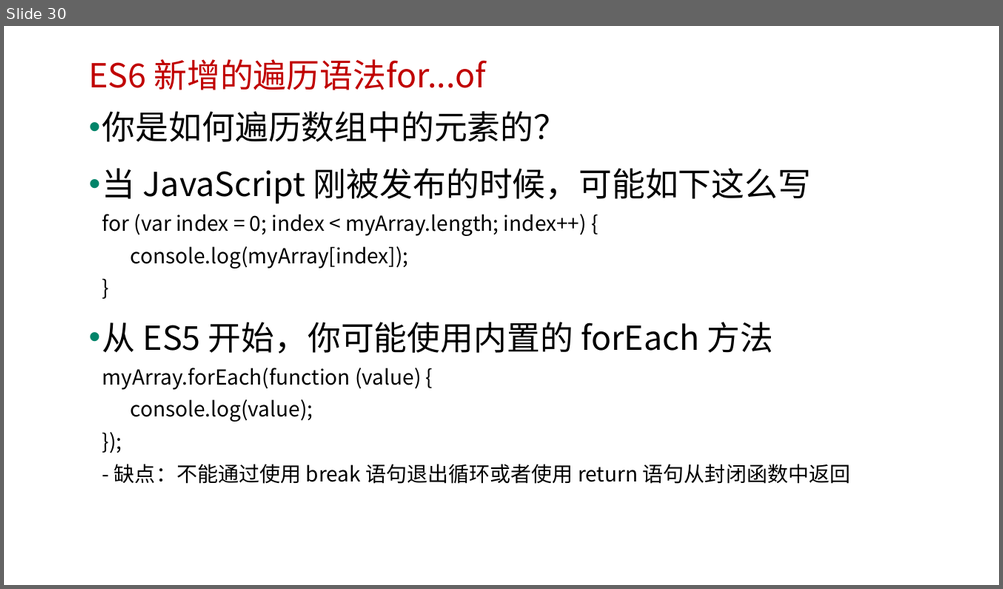
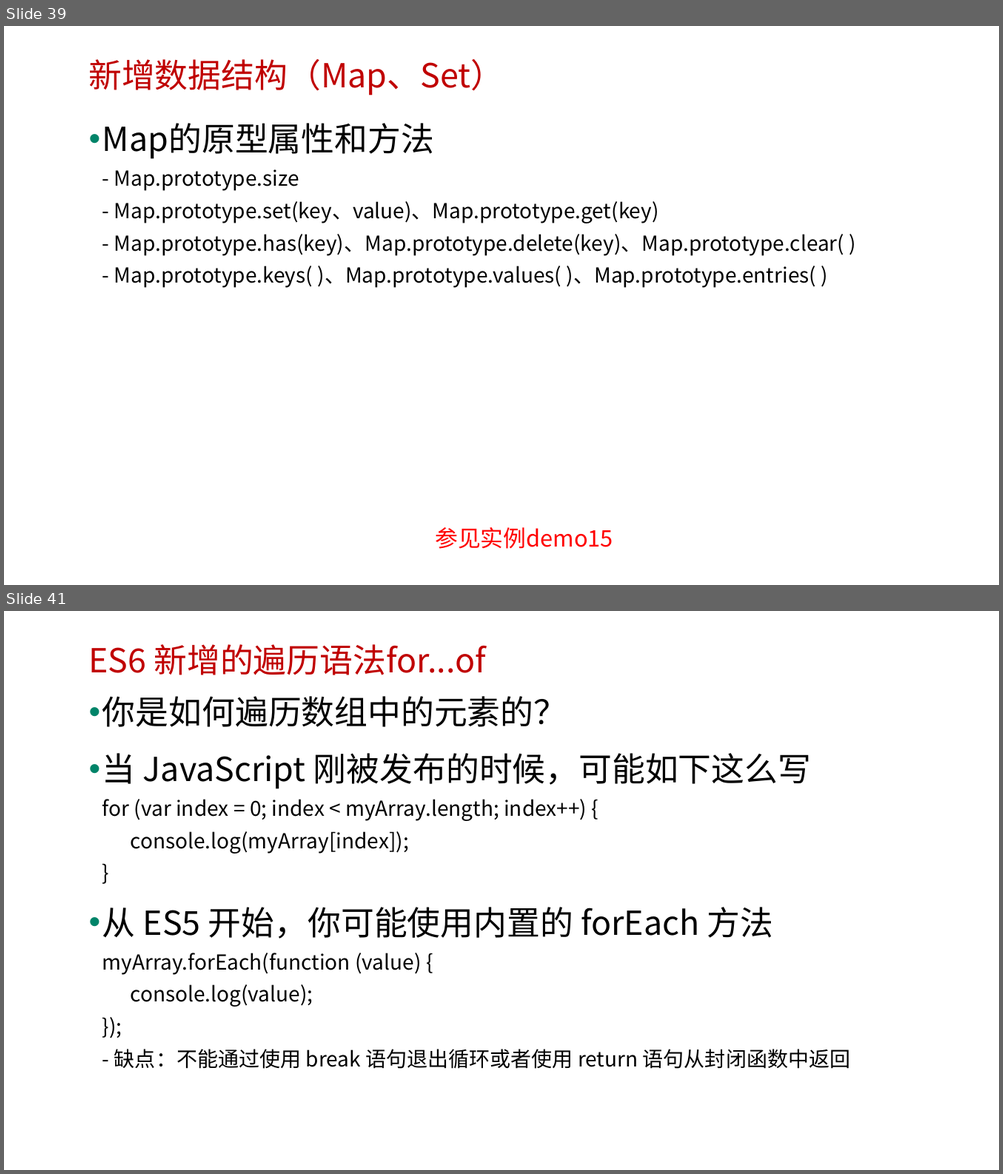
Before and after one commit to edu2act/course-javascript-advanced, a slide deck: 课程PPT/14.ECMAScript 6 二.pptx. Shown one above the other, each under a label of ours: slide 30 before the commit, slides 39 and 41 after it; the slides between them are not shown. The pictures are 1003x589 and 1003x1174 pixels, drawn with LibreOffice and Linux fonts; fonts in the diff are those of the drawing; background and template pictures are left out. Boxes give left, top, right and bottom in pixels: in the first picture for what was removed or moved away, otherwise in the second. Text is boxed around its words. In the diff, an @@ line names an element or a change of style, - is before the commit and + after.

```diff
--- a/课程PPT/14.ECMAScript 6 二.pptx
+++ b/课程PPT/14.ECMAScript 6 二.pptx
@@ slide 39 added at [4,26,999,585], background picture (left out) @@
@@ text added at [88,59,504,96], 32 pt, text #C00000 @@
+新增数据结构（Map、Set）
@@ text added at [102,123,844,288], 20 pt, text #000000 @@
+• Map的原型属性和方法
+  - Map.prototype.size
+  - Map.prototype.set(key、value)、Map.prototype.get(key)
+  - Map.prototype.has(key)、Map.prototype.delete(key)、Map.prototype.clear( )
+  - Map.prototype.keys( )、Map.prototype.values( )、Map.prototype.entries( )
@@ text added at [435,528,613,549], 22 pt, text #FF0000 @@
+参见实例demo15
@@ what was slide 30 is now slide 41 @@
```
Also in this commit, not shown: 4 slides changed, 10 other slides added, 9 other files.
